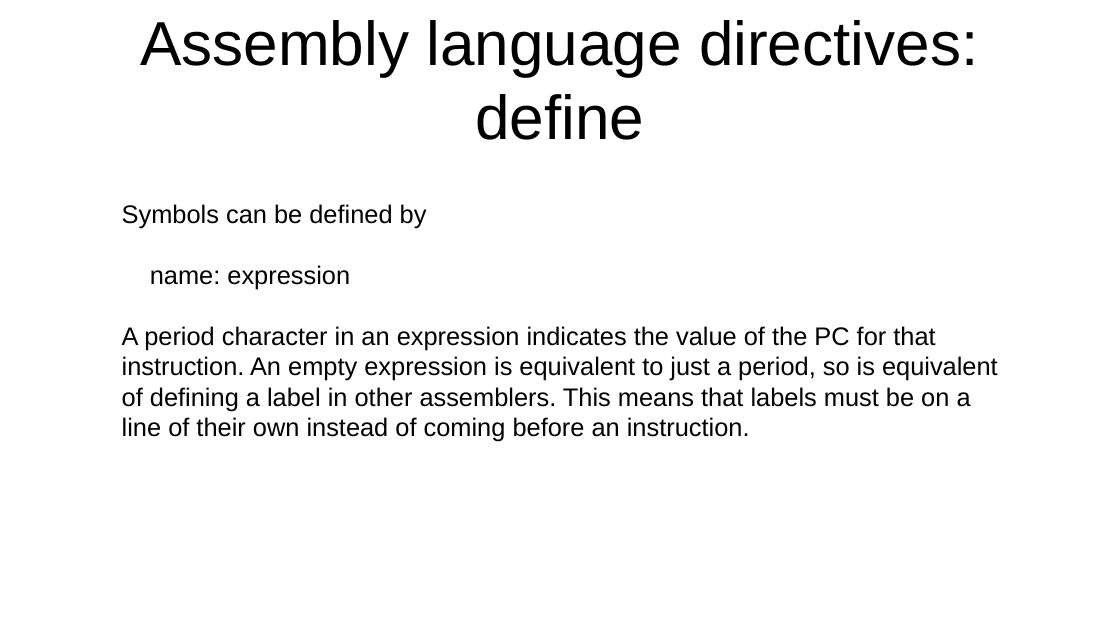
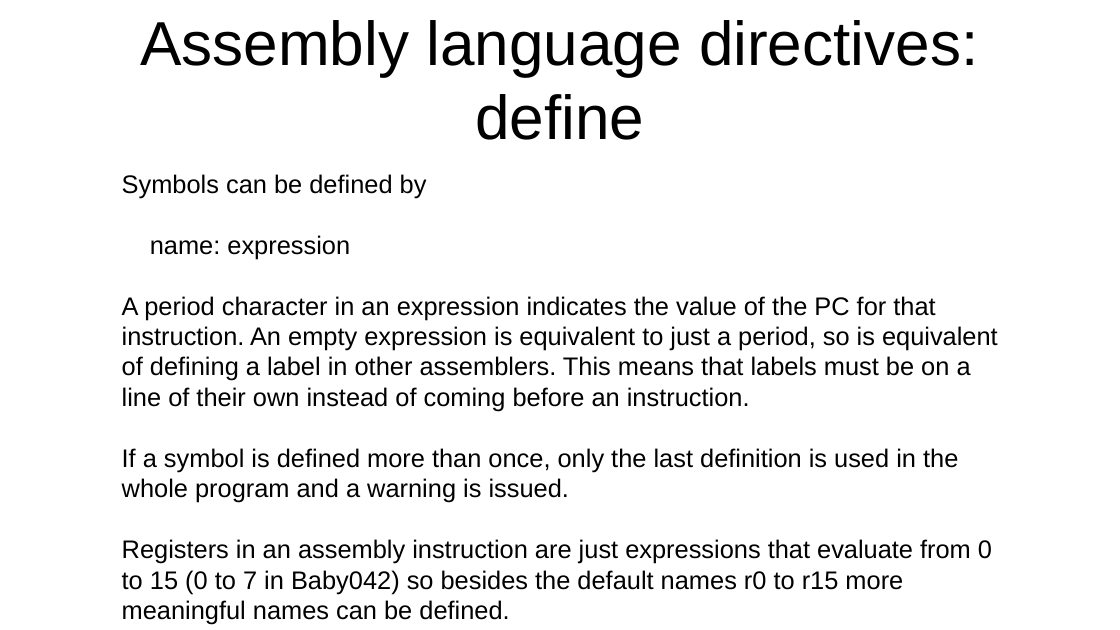
Before and after one commit to jeceljr/baby42, a slide deck: slide 24 of doc/baby42_slides.odp (slide 23 before the commit). Drawn at 1120x630 pixels with LibreOffice and Linux fonts; fonts in the diff are those of the drawing. Boxes give left, top, right and bottom in pixels: in the first picture for what was removed or moved away, otherwise in the second. Text is boxed around its words. In the diff, an @@ line names an element or a change of style, - is before the commit and + after.

```diff
--- a/doc/baby42_slides.odp
+++ b/doc/baby42_slides.odp
@@ text "Symbols can be defined by" moved from (x1=122, y1=204, x2=998, y2=442) to (x1=122, y1=174, x2=998, y2=594) @@
@@ text at (x1=122, y1=448, x2=992, y2=594): paragraphs added @@
+If a symbol is defined more than once, only the last definition is used in the whole program and a warning is issued.
+Registers in an assembly instruction are just expressions that evaluate from 0 to 15 (0 to 7 in Baby042) so besides the default names r0 to r15 more meaningful names can be defined.
```
Also in this commit, not shown: 1 other slide changed, 3 slides added, 1 other file.
